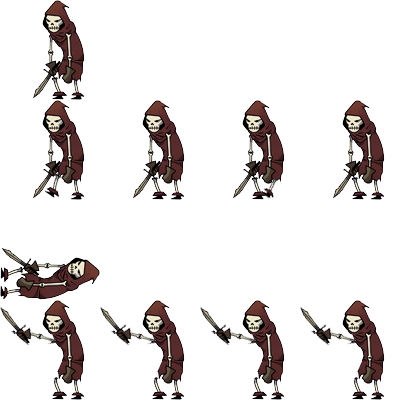
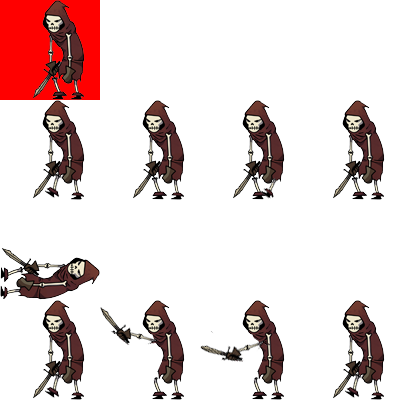
Before/after of a 400×400 layered artwork. What changed in the layer stack:
renamed "Capa 1 copia 2" to "Capa 1 copia 10", moved it above "Capa 1 copia 11", painted on it over [0, 307, 67, 400]
renamed "Capa 1 copia 9" to "Capa 1 copia 11", moved it above "Capa 1 copia 3", painted on it over [300, 307, 367, 400]
painted on "Capa 1 copia 8" over [200, 307, 270, 362]
showed "Rectángulo 1" over [0, 0, 100, 100]
hid "Fondo" over [0, 0, 367, 400]
